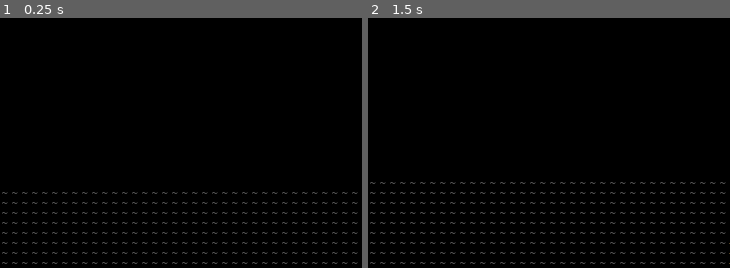
Above: before the commit, frames 1-2 (left to right).
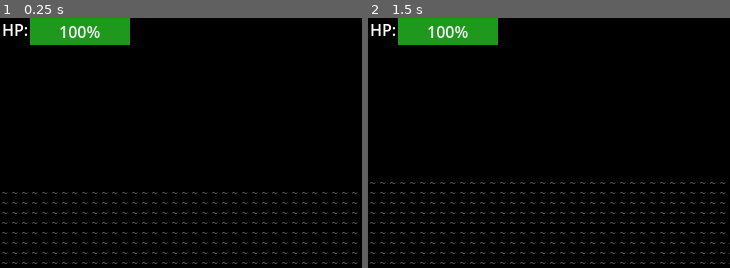
Above: after the commit, the same moments.

Repository: TechniMan/RLDevDoesTheTutorial-2023
Game: Godot game, scene res://engine.tscn
Same seed, same stepped clock (60 frames per second), same inputs: the game is played once before the commit and once after it.
Inputs:
- Up to frame 1 (0.25 s): no input
- Up to frame 2 (1.5 s): tap Enter at 0.5 s; hold Right (move_east) 0.53-1.28 s; hold Shift 0.53-1.28 s; tap Keypad 5 (wait) at 0.6 s; tap Space at 1.25 s; hold Down (move_south) from 1.28 s (still down); tap Shift at 1.35 s
The pictures show only the part of the screen within x 0-50%, y 0-50%; the shares and areas given below are measured in that part.

The runs differ from the first frame. In frame 1, 3.2% of the frame differs, in the area x 0-36%, y 0-11%; in frame 2, 3.2%.

Commit message:
Complete Part 6; player now dies

Diff:
--- a/dungeon/map.gd
+++ b/dungeon/map.gd
@@ -180,7 +180,7 @@
 			# A lower number means more enemies will crowd behind each other in
 			# hallways. A higher number means enemies will take longer paths in
 			# order to surround the player.
-			grid.set_point_weight_scale(Vector2i(e.position.x, e.position.y), 1)
+			grid.set_point_weight_scale(Vector2i(e.position.x, e.position.y), 10)
 
 	# draw the player
 	tilemap.set_cell(layer_entities, player.position, 0, CHAR_TO_ATLAS[player.character], 0)
--- a/engine.tscn
+++ b/engine.tscn
@@ -1,7 +1,14 @@
-[gd_scene load_steps=3 format=3 uid="uid://t5fdhxiwioxb"]
+[gd_scene load_steps=6 format=3 uid="uid://t5fdhxiwioxb"]
 
 [ext_resource type="Script" path="res://nodes/engine.gd" id="1_qwndi"]
 [ext_resource type="TileSet" uid="uid://bmmnjytdtxcnw" path="res://dungeon/dejavu10x10_gs_tc.tres" id="2_iirbi"]
+[ext_resource type="PackedScene" uid="uid://du72la06y1qln" path="res://resource_bar.tscn" id="3_c32ue"]
+
+[sub_resource type="StyleBoxFlat" id="StyleBoxFlat_8u4tp"]
+bg_color = Color(0.0784314, 0.2, 0.0784314, 1)
+
+[sub_resource type="StyleBoxFlat" id="StyleBoxFlat_kk3kl"]
+bg_color = Color(0.12, 0.6, 0.12, 1)
 
 [node name="Engine" type="Node2D"]
 script = ExtResource("1_qwndi")
@@ -36,3 +43,18 @@
 layer_2/y_sort_origin = 0
 layer_2/z_index = 2
 layer_2/tile_data = PackedInt32Array()
+
+[node name="PlayerHealthBar" parent="." instance=ExtResource("3_c32ue")]
+offset_left = 30.0
+offset_right = 34.0
+starting_value = 30
+maximum_value = 30
+length = 100
+background = SubResource("StyleBoxFlat_8u4tp")
+foreground = SubResource("StyleBoxFlat_kk3kl")
+
+[node name="HPLabel" type="Label" parent="."]
+offset_left = 2.0
+offset_right = 29.0
+offset_bottom = 26.0
+text = "HP:"
--- /dev/null
+++ b/gui/ResourceBar.gd
@@ -0,0 +1,16 @@
+extends ProgressBar
+
+
+@export var starting_value: int
+@export var maximum_value: int
+@export var length: int
+@export var background: StyleBoxFlat
+@export var foreground: StyleBoxFlat
+
+
+func _ready():
+	max_value = maximum_value
+	value = starting_value
+	size.x = length
+	add_theme_stylebox_override(&"background", background)
+	add_theme_stylebox_override(&"fill", foreground)
--- a/nodes/engine.gd
+++ b/nodes/engine.gd
@@ -13,14 +13,19 @@
 const Entities = preload("res://entities/entities.gd")
 var player: Entity
 
+# gui
+@onready var player_health_bar = $PlayerHealthBar
+
 # event handler
 const Actions = preload("res://objects/actions.gd")
-var input_handler = preload("res://objects/input_handlers.gd").new()
+const InputHandlers = preload("res://objects/input_handlers.gd")
+var input_handler: InputHandler
 
 
 func _ready():
 	# init player
 	player = Entities.SpawnPlayer()
+	input_handler = InputHandlers.MainGameInputHandler.new()
 
 	# set up a basic dungeon of rooms; also sets player position
 	map = ProcGen.generate_dungeon(
@@ -44,6 +49,7 @@
 		# if player is dead
 		if player.fighter.get_hp() <= 0:
 			print("You died!")
+			input_handler = InputHandlers.GameOverInputHandler.new()
 			return
 
 		# player takes their turn, followed by the enemies
@@ -52,6 +58,7 @@
 
 		# DRAW only need to update view after input from player
 		map.draw_map(tile_map, player)
+		player_health_bar.value = player.fighter._current_hp
 
 
 func handle_enemy_turns():
--- a/objects/input_handlers.gd
+++ b/objects/input_handlers.gd
@@ -1,4 +1,5 @@
 extends Resource
+class_name InputHandler
 
 const Action = preload("res://objects/actions.gd")
 const Entity = preload("res://entities/entity.gd")
@@ -10,37 +11,49 @@
 # }
 
 
-func dispatch(actor: Entity, map: Map) -> Action:
-	var action: Action = null
+class MainGameInputHandler extends InputHandler:
+	func dispatch(actor: Entity, map: Map) -> Action:
+		var action: Action = null
 
-	# quit
-	if Input.is_action_just_pressed("quit"):
-		action = Action.EscapeAction.new(actor, map)
+		# quit
+		if Input.is_action_just_pressed("quit"):
+			action = Action.EscapeAction.new(actor, map)
 
-	# player movement input
-	if Input.is_action_just_pressed("move_north"):
-		action = Action.BumpAction.new(actor, map, 0, -1)
-	if Input.is_action_just_pressed("move_northeast"):
-		action = Action.BumpAction.new(actor, map, 1, -1)
-	if Input.is_action_just_pressed("move_east"):
-		action = Action.BumpAction.new(actor, map, 1, 0)
-	if Input.is_action_just_pressed("move_southeast"):
-		action = Action.BumpAction.new(actor, map, 1, 1)
-	if Input.is_action_just_pressed("move_south"):
-		action = Action.BumpAction.new(actor, map, 0, 1)
-	if Input.is_action_just_pressed("move_southwest"):
-		action = Action.BumpAction.new(actor, map, -1, 1)
-	if Input.is_action_just_pressed("move_west"):
-		action = Action.BumpAction.new(actor, map, -1, 0)
-	if Input.is_action_just_pressed("move_northwest"):
-		action = Action.BumpAction.new(actor, map, -1, -1)
+		# player movement input
+		if Input.is_action_just_pressed("move_north"):
+			action = Action.BumpAction.new(actor, map, 0, -1)
+		if Input.is_action_just_pressed("move_northeast"):
+			action = Action.BumpAction.new(actor, map, 1, -1)
+		if Input.is_action_just_pressed("move_east"):
+			action = Action.BumpAction.new(actor, map, 1, 0)
+		if Input.is_action_just_pressed("move_southeast"):
+			action = Action.BumpAction.new(actor, map, 1, 1)
+		if Input.is_action_just_pressed("move_south"):
+			action = Action.BumpAction.new(actor, map, 0, 1)
+		if Input.is_action_just_pressed("move_southwest"):
+			action = Action.BumpAction.new(actor, map, -1, 1)
+		if Input.is_action_just_pressed("move_west"):
+			action = Action.BumpAction.new(actor, map, -1, 0)
+		if Input.is_action_just_pressed("move_northwest"):
+			action = Action.BumpAction.new(actor, map, -1, -1)
 
-	if Input.is_action_just_pressed("wait"):
-		action = Action.WaitAction.new(actor, map)
+		if Input.is_action_just_pressed("wait"):
+			action = Action.WaitAction.new(actor, map)
 
-	# cheeky hacky speed-up shortcut; TODO remove or improve
-	if action is Action.BumpAction and Input.is_key_pressed(KEY_SHIFT):
-		action.dx *= 2
-		action.dy *= 2
+		# cheeky hacky speed-up shortcut; TODO remove or improve
+		if action is Action.BumpAction and Input.is_key_pressed(KEY_SHIFT):
+			action.dx *= 2
+			action.dy *= 2
 
-	return action
+		return action
+
+
+class GameOverInputHandler extends InputHandler:
+	func dispatch(actor: Actor, map: Map) -> Action:
+		var action: Action = null
+
+		# quit
+		if Input.is_action_just_pressed("quit"):
+			action = Action.EscapeAction.new(actor, map)
+
+		return action
--- /dev/null
+++ b/resource_bar.tscn
@@ -0,0 +1,8 @@
+[gd_scene load_steps=2 format=3 uid="uid://du72la06y1qln"]
+
+[ext_resource type="Script" path="res://gui/ResourceBar.gd" id="1_5yp5u"]
+
+[node name="ResourceBar" type="ProgressBar"]
+offset_right = 4.0
+offset_bottom = 27.0
+script = ExtResource("1_5yp5u")
